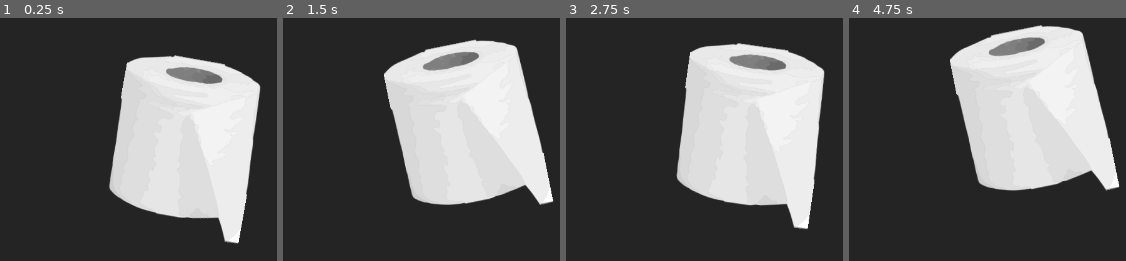
Above: before the commit, frames 1-4 (left to right).
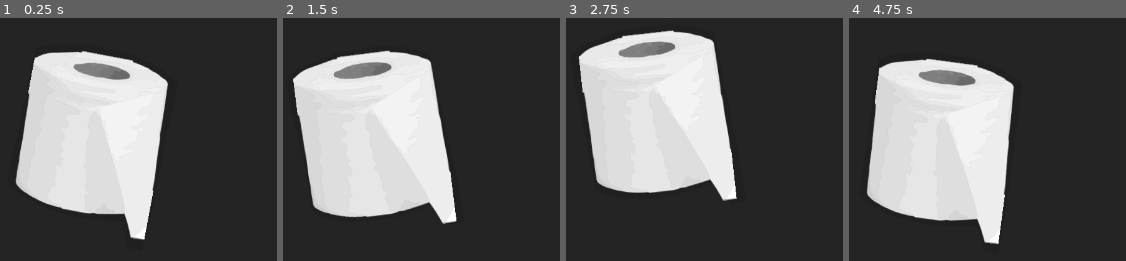
Above: after the commit, the same moments.

Repository: magwoo/PaperClicker
Game: Godot game, scene res://gameplay/game.tscn
The game is run twice, just before and just after one commit, with the same random seed, the same clock (stepped at 60 frames per second) and the same inputs.
Inputs (mouse positions are in pixels of both pictures, inside the frame that each line leads up to; where the layout moved, square brackets give the same spot in the first picture):
- Up to frame 1 (0.25 s): no input
- Up to frame 2 (1.5 s): click (374, 134) [465, 134] at 0.5 s; click (374, 134) [465, 134] at 1.25 s
- Up to frame 3 (2.75 s): click (657, 134) [748, 134] at 2 s
- Up to frame 4 (4.75 s): no input

The runs differ from the first frame. In frame 1, 47% of the frame differs, in the area x 5-95%, y 13-94%; in frame 2, 47%; in frame 3, 46%; in frame 4, 49%, in the area x 6-98%, y 2-94%.

Commit message:
complete press animation and added interface system

Diff:
--- a/gameplay/game.gd
+++ b/gameplay/game.gd
@@ -1 +1 @@
-extends Node
+extends HBoxContainer
--- a/gameplay/game.tscn
+++ b/gameplay/game.tscn
@@ -1,14 +1,31 @@
-[gd_scene load_steps=4 format=2]
+[gd_scene load_steps=3 format=2]
 
 [ext_resource path="res://gameplay/game.gd" type="Script" id=1]
-[ext_resource path="res://gameplay/background/background.tscn" type="PackedScene" id=2]
 [ext_resource path="res://gameplay/paper/paper.tscn" type="PackedScene" id=3]
 
-[node name="Game" type="Node"]
+[node name="HBoxContainer" type="HBoxContainer"]
+anchor_right = 1.0
+anchor_bottom = 1.0
 script = ExtResource( 1 )
 
-[node name="Background" parent="." instance=ExtResource( 2 )]
-visible = false
+[node name="Gameplay" type="Control" parent="."]
+margin_right = 981.0
+margin_bottom = 720.0
+mouse_filter = 2
+size_flags_horizontal = 3
+size_flags_vertical = 3
 
-[node name="Paper" parent="." instance=ExtResource( 3 )]
-position = Vector2( 640, 360 )
+[node name="Paper" parent="Gameplay" instance=ExtResource( 3 )]
+anchor_left = 0.5
+anchor_top = 0.5
+anchor_right = 0.5
+anchor_bottom = 0.5
+
+[node name="Gameplay2" type="Panel" parent="."]
+margin_left = 985.0
+margin_right = 1280.0
+margin_bottom = 720.0
+mouse_filter = 2
+size_flags_horizontal = 3
+size_flags_vertical = 3
+size_flags_stretch_ratio = 0.3
--- a/gameplay/paper/paper.gd
+++ b/gameplay/paper/paper.gd
@@ -1,48 +1,34 @@
-extends Node2D
+extends Control
 
 
-export var move_range: float = 32.0
-export var move_speed: float = 2.25
+export var move_range: float = 24.0
+export var move_speed: float = 1.75
 export var rotation_range: float = 0.2
-export var rotation_speed: float = 2.0
+export var rotation_speed: float = 1.5
 export var scale_multiply: float = 0.2
 export(Curve) var animation_curve: Curve
 
-var sprite_scale_progress: float = 0.0
-
-onready var viewport: Viewport = self.get_viewport()
 onready var sprite: Sprite = $Sprite
+onready var shadow: Sprite = $Sprite/Shadow
 onready var button: Button = $Button
 onready var tween: Tween = $Tween
 
 
 func _ready() -> void:
-	viewport.connect('size_changed', self, '_update_viewport')
 	button.connect('button_down', self, 'press')
-	button.connect('button_up', self, 'unpress')
-	_update_viewport()
 
 
 func _process(delta: float) -> void:
 	sprite.position.y = sin(Global.time * move_speed) * move_range
 	sprite.rotation = cos(Global.time * rotation_speed) * rotation_range
-	sprite.scale = Vector2.ONE - Global.float2vec(
-		animation_curve.interpolate(sprite_scale_progress) * scale_multiply
-	)
+	shadow.scale = Vector2.ONE - sprite.scale + Global.float2vec(1.075)
+	shadow.rotation = sprite.rotation / 3.0
 
 
 func press() -> void:
-	tween.interpolate_property(
-		self, 'sprite_scale_progress', sprite_scale_progress, 1.0, 0.1
-	); tween.start()
+	tween.interpolate_method(self, '_curve_sprite_scale', 0.0, 1.0, 0.35)
+	tween.start()
 
 
-func unpress() -> void:
-	tween.interpolate_property(
-		self, 'sprite_scale_progress', sprite_scale_progress, 0.0, 0.1
-	); tween.start()
-
-
-func _update_viewport() -> void:
-	self.position = viewport.size / 2.0
-	print(viewport.size)
+func _curve_sprite_scale(t: float) -> void:
+	sprite.scale = Global.float2vec(animation_curve.interpolate(t))
--- a/gameplay/paper/paper.tscn
+++ b/gameplay/paper/paper.tscn
@@ -4,14 +4,19 @@
 [ext_resource path="res://gameplay/paper/paper.gd" type="Script" id=2]
 
 [sub_resource type="Curve" id=1]
-_data = [ Vector2( 0, 0 ), 0.0, 1.0, 0, 1, Vector2( 1, 1 ), -3.46122, 0.0, 0, 0 ]
+_data = [ Vector2( 0, 1 ), 0.0, -5.25794, 0, 0, Vector2( 0.207547, 1 ), 0.946429, 0.946429, 0, 0, Vector2( 1, 1 ), 0.6625, 0.0, 0, 0 ]
 
-[node name="Paper" type="Node2D"]
-position = Vector2( 640, 360 )
+[node name="Paper" type="Control"]
 script = ExtResource( 2 )
 animation_curve = SubResource( 1 )
 
 [node name="Sprite" type="Sprite" parent="."]
+texture = ExtResource( 1 )
+
+[node name="Shadow" type="Sprite" parent="Sprite"]
+self_modulate = Color( 0, 0, 0, 0.1 )
+show_behind_parent = true
+scale = Vector2( 1.075, 1.075 )
 texture = ExtResource( 1 )
 
 [node name="Tween" type="Tween" parent="."]
--- a/gameplay/background/background.gd
+++ b/global/background/background.gd
@@ -1,4 +1,4 @@
-extends Control
+extends CanvasLayer
 
 
 onready var texture: TextureRect = $Texture
--- a/gameplay/background/background.tscn
+++ b/global/background/background.tscn
@@ -1,7 +1,7 @@
 [gd_scene load_steps=5 format=2]
 
-[ext_resource path="res://gameplay/background/texture.svg" type="Texture" id=1]
-[ext_resource path="res://gameplay/background/background.gd" type="Script" id=2]
+[ext_resource path="res://global/background/background.gd" type="Script" id=1]
+[ext_resource path="res://global/background/texture.svg" type="Texture" id=2]
 
 [sub_resource type="Shader" id=1]
 code = "shader_type canvas_item;
@@ -10,7 +10,7 @@
 uniform float scale = 1.0;
 
 void vertex() {
-	UV = (VERTEX + TIME * motion) * TEXTURE_PIXEL_SIZE * (1.0/scale);
+	UV = (VERTEX + TIME * motion) * TEXTURE_PIXEL_SIZE * (1.0 / scale);
 }
 "
 
@@ -19,11 +19,10 @@
 shader_param/motion = Vector2( -50, -25 )
 shader_param/scale = 0.5
 
-[node name="Background" type="Control"]
-anchor_right = 1.0
-anchor_bottom = 1.0
-rect_clip_content = true
-script = ExtResource( 2 )
+[node name="Background" type="CanvasLayer"]
+layer = -100
+visible = false
+script = ExtResource( 1 )
 
 [node name="Texture" type="TextureRect" parent="."]
 material = SubResource( 2 )
@@ -31,5 +30,5 @@
 anchor_bottom = 1.0
 margin_right = 1548.0
 margin_bottom = 1259.0
-texture = ExtResource( 1 )
+texture = ExtResource( 2 )
 stretch_mode = 2
--- a/project.godot
+++ b/project.godot
@@ -18,6 +18,7 @@
 [autoload]
 
 Global="*res://global/global.gd"
+Background="*res://global/background/background.tscn"
 
 [debug]
 
Renamed: gameplay/background/texture.svg -> global/background/texture.svg
Not shown, changed: global/background/texture.svg.import
